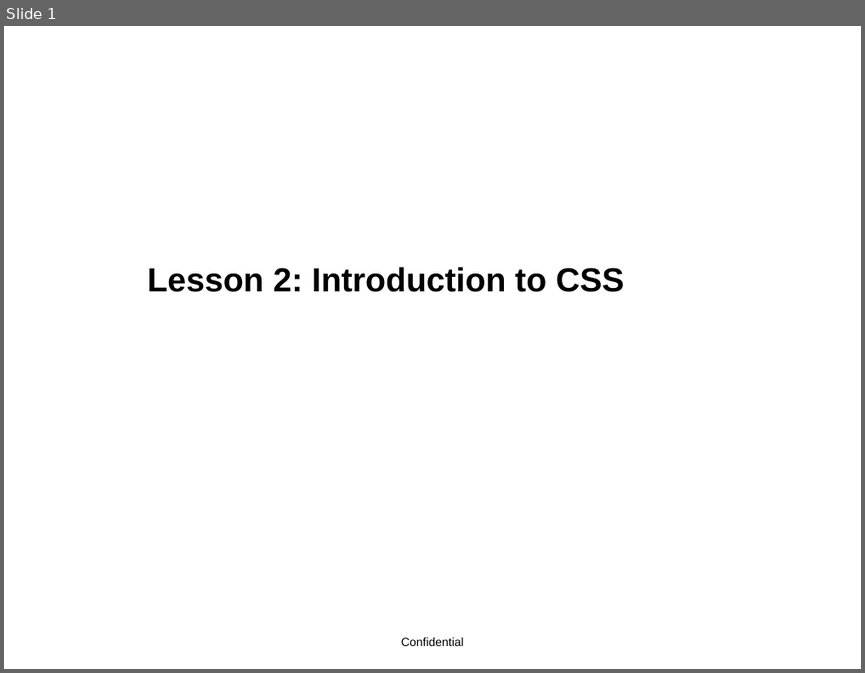
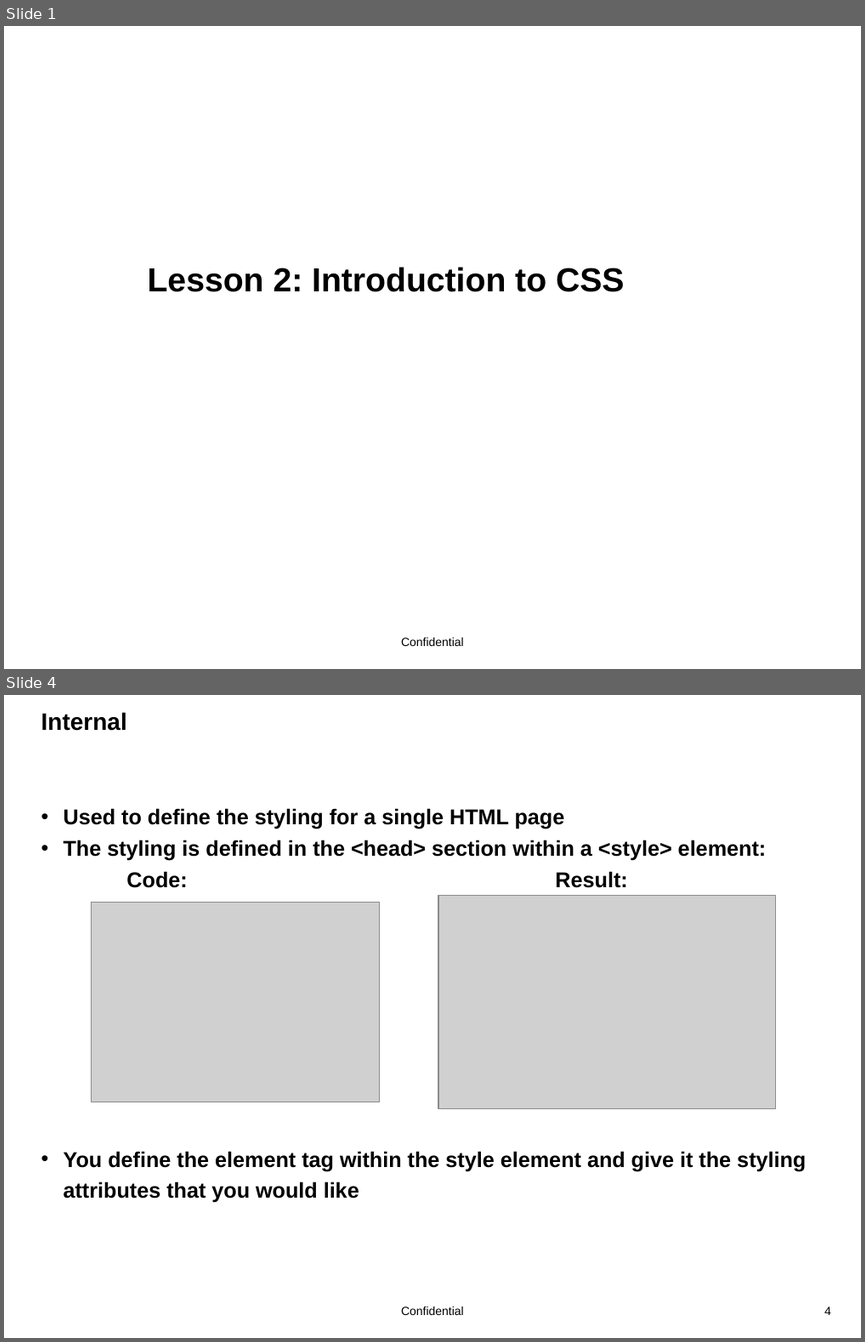
Before and after one commit to zbolmb/C1CodersCurriculum, a slide deck: lessons/lesson2/lesson2.pptx. Shown one above the other, each under a label of ours: slide 1 before the commit, slides 1 and 4 after it; the slides between them are not shown. The pictures are 865x673 and 865x1342 pixels, drawn with LibreOffice and Linux fonts; fonts in the diff are those of the drawing; grey boxes stand for pictures; background and template pictures are left out. Boxes give left, top, right and bottom in pixels: in the first picture for what was removed or moved away, otherwise in the second. Text is boxed around its words. In the diff, an @@ line names an element or a change of style, - is before the commit and + after.

```diff
--- a/lessons/lesson2/lesson2.pptx
+++ b/lessons/lesson2/lesson2.pptx
@@ slide 4 added at [4, 695, 861, 1338], background #FFFFFF; not listed: 1 template element that a slide beside it also shows @@
@@ title added at [41, 712, 127, 731], 20 pt, text #000000, bold @@
+Internal
@@ text added at [64, 808, 806, 1202], 18 pt, text #000000, bold @@
+• Used to define the styling for a single HTML page
+• The styling is defined in the <head> section within a <style> element:
+Code: Result:
+• You define the element tag within the style element and give it the styling attributes that you would like
@@ picture added at [438, 896, 775, 1109] @@
@@ picture added at [92, 902, 380, 1102] @@
@@ page number added at [824, 1306, 831, 1315], 10 pt, text #000000 @@
+4
```
Also in this commit, not shown: 2 slides changed, 2 other slides added, 4 slides removed, 1 other file.
